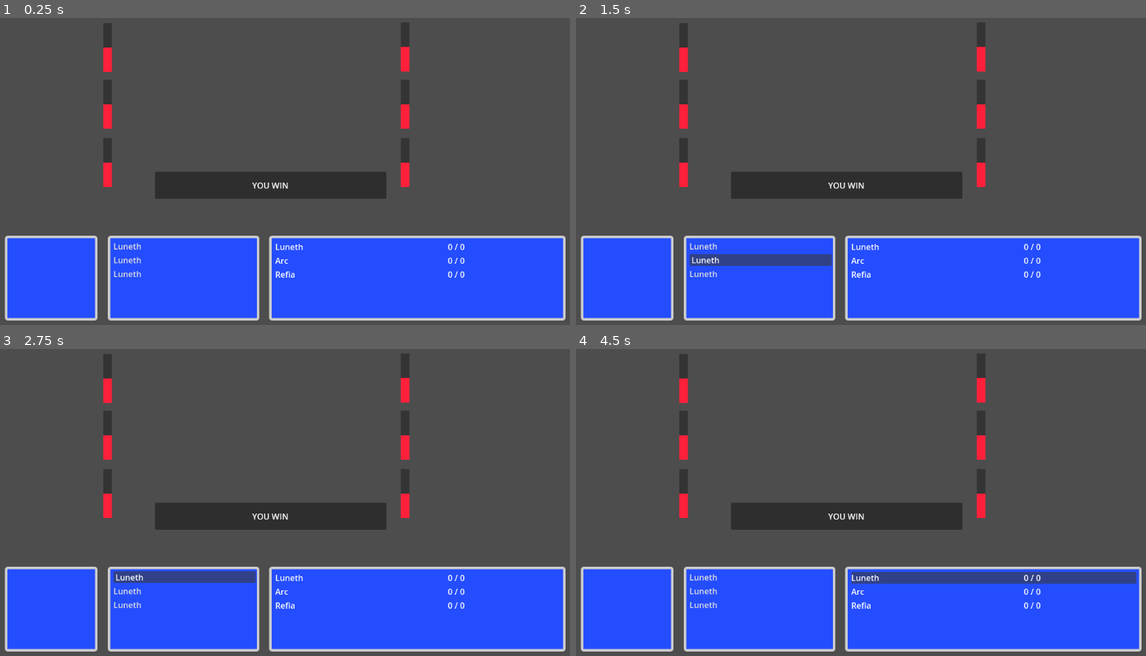
Above: before the commit, frames 1-4 (two rows, left to right).
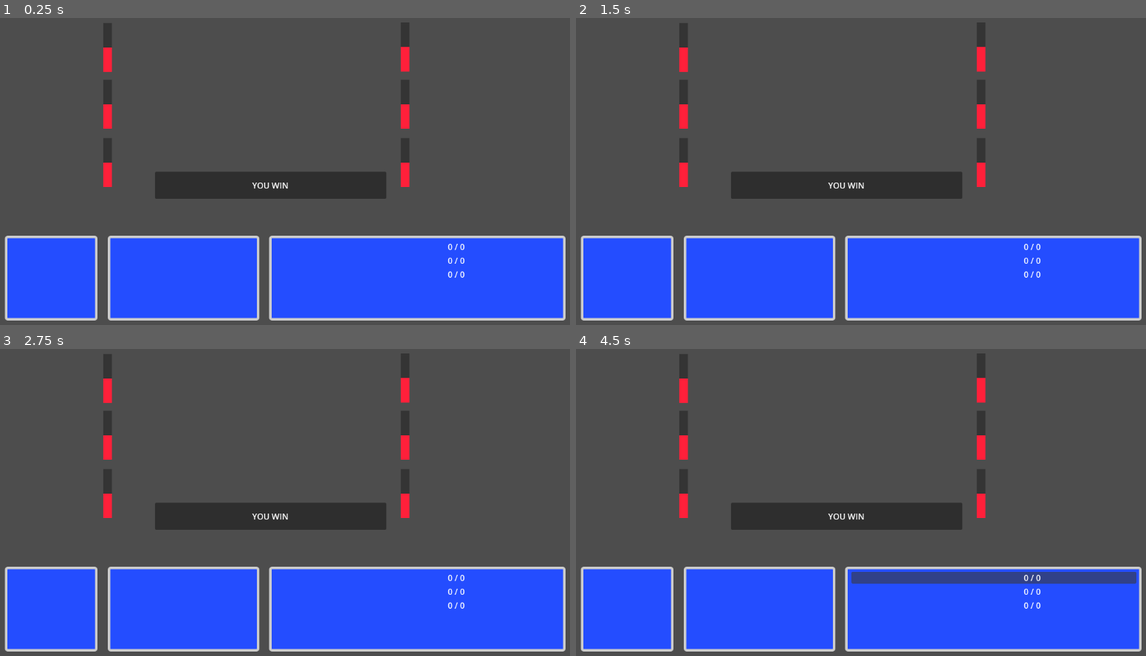
Above: after the commit, the same moments.

Repository: Archalos0/ff-fangame
Game: Godot game, scene res://scenes/battle_scene.tscn
Two runs of this game, one before a commit and one after it. Both use one fixed random seed, a clock stepped at 60 frames per second and the inputs below.
Inputs (mouse positions are in pixels of both pictures, inside the frame that each line leads up to; where the layout moved, square brackets give the same spot in the first picture):
- Up to frame 1 (0.25 s): no input
- Up to frame 2 (1.5 s): click (758, 239) [758, 245] at 0.5 s; click (758, 260) at 1.25 s, where only the run before the commit has a clickable "Luneth"
- Up to frame 3 (2.75 s): click (182, 573) at 2.02 s
- Up to frame 4 (4.5 s): click (758, 603) at 2.75 s, where only the run before the commit has a clickable "Luneth"; click (758, 576) at 3.52 s; click (992, 576) at 4.25 s

The runs differ from the first frame. In frame 1, 0.3% of the frame differs, in the area x 19-54%, y 73-85%; in frame 2, 1.2%; in frame 3, 1.2%; in frame 4, 0.3%.
Error before the commit: Invalid assignment of property or key 'stats_evolution' with value of type 'Dictionary' on a base object of type 'RefCounted (Job)'. (res://scripts/job/job.gd:…
Error after the commit: Invalid access to property or key 'animations' on a base object of type 'Nil'. (res://scripts/characters/player_character.gd:35)

Commit message:
retrieve all player character stats

Diff:
--- a/scripts/characters/character.gd
+++ b/scripts/characters/character.gd
@@ -20,3 +20,7 @@
 
 func get_animation():
 	push_error("The method get_animation() has not been implementing in the derived class")
+
+func get_stats() -> Dictionary:
+	push_error("The method get_stats() has not been implementing in the derived class")
+	return {}
--- a/scripts/characters/enemy.gd
+++ b/scripts/characters/enemy.gd
@@ -25,4 +25,5 @@
 		actions.append(Action.from_action_resource(action_resource))
 
 func load_stats(p_stats: Dictionary):
-	stats = Stats.from_dictionary(p_stats)
+	#stats = Stats.from_dictionary(p_stats)
+	pass
--- a/scripts/characters/player_character.gd
+++ b/scripts/characters/player_character.gd
@@ -12,41 +12,57 @@
 	job = Job.new()
 	job.load(character_data.job, character_data.jobs_level[character_data.job])
 
-	load_stats()
-
 	#Load equipments
 	equipments = Equipments.new()
 	equipments.load(character_data.equipments)
 
-
-func load_from_character_resource(p_resource: CharacterResource):
-	if p_resource is not PlayerCharacterResource:
-		push_error("The resource type is not valid")
-		pass
-
-	var resource: PlayerCharacterResource = p_resource
-
-	character_name	= resource.character_name
-	level			= resource.level
-	#texture			= resource.texture
-	job				= Job.from_resource(resource.job_resource, level)
-
 	load_stats()
-	stats.max_health_points = p_resource.max_health_points
-	stats.health_points = p_resource.current_health_points
-
-	load_actions()
-	_load_equipments(resource.equipments_resource)
 
 
 func load_actions():
 	actions = job.actions
 
 func load_stats():
-	stats = job.stats
+	var content = FileHandler.get_json_content("res://ressources/jobs/jobs_stats_evolution.json")
+
+	if content.has("error"):
+		return
+
+	stats = Stats.new()
+	stats.load_character_stats(content[job.job_name][str(level)])
 
 func get_animation() -> SpriteFrames:
 	return job.animations
 
 func _load_equipments(p_equipments: EquipmentsResource):
 	equipments.left_hand.load_from_resource(p_equipments.left_hand)
+
+func get_stats() -> Dictionary:
+	var full_stats: Dictionary = {
+		"max_health_points": 0,
+		"current_health_points": 0,
+		"strength": 0,
+		"agility": 0,
+		"vitality": 0,
+		"intellect": 0,
+		"mind": 0,
+		"attack": 0,
+		"defense": 0,
+		"magic_defense": 0,
+		"evade": 0,
+	}
+
+	var equipments_stats: Dictionary = equipments.get_stats()
+
+	full_stats["strength"] 	+= stats.strength 	+ equipments_stats["strength"]
+	full_stats["agility"] 	+= stats.agility 	+ equipments_stats["agility"]
+	full_stats["vitality"] 	+= stats.vitality 	+ equipments_stats["vitality"]
+	full_stats["intellect"] += stats.intellect 	+ equipments_stats["intellect"]
+	full_stats["mind"] 		+= stats.mind 		+ equipments_stats["mind"]
+
+	full_stats["attack"] 		+= equipments_stats["attack"]
+	full_stats["defense"] 		+= equipments_stats["defense"]
+	full_stats["magic_defense"] += equipments_stats["magic_defense"]
+	full_stats["evade"] 		+= equipments_stats["evade"]
+
+	return full_stats
--- a/scripts/characters/stats.gd
+++ b/scripts/characters/stats.gd
@@ -1,35 +1,35 @@
 class_name Stats
 
-var health_points: int = 0
+var current_health_points: int = 0
 var max_health_points: int = 0
 
-# Equipment stats
-var magic_points: int = 0
-var max_magic_points: int = 0
-var defense: int = 0
-var magic_defense: int = 0
-
-# Job stats
 var strength: int = 0
 var agility: int = 0
 var vitality: int = 0
 var intellect: int = 0
 var mind: int = 0
 
-static func from_dictionary(data: Dictionary) -> Stats:
-	var new_stats = Stats.new()
+func load_character_stats(data: Dictionary):
+	if data.has("all_stats"):
+		strength 	= data["all_stats"]
+		agility 	= data["all_stats"]
+		vitality	= data["all_stats"]
+		intellect	= data["all_stats"]
+		mind		= data["all_stats"]
+	else:
+		strength 	= data.get("strength", 0)
+		agility 	= data.get("agility", 0)
+		vitality	= data.get("vitality", 0)
+		intellect	= data.get("intellect", 0)
+		mind		= data.get("mind", 0)
 
-	if data.has("all_stats"):
-		new_stats.strength 	= data["all_stats"]
-		new_stats.agility 	= data["all_stats"]
-		new_stats.vitality	= data["all_stats"]
-		new_stats.intellect	= data["all_stats"]
-		new_stats.mind		= data["all_stats"]
-	else:
-		new_stats.strength 	= data.get("strength", 0)
-		new_stats.agility 	= data.get("agility", 0)
-		new_stats.vitality	= data.get("vitality", 0)
-		new_stats.intellect	= data.get("intellect", 0)
-		new_stats.mind		= data.get("mind", 0)
-
-	return new_stats
+func get_properties_dict():
+	return {
+		"max_health_points": max_health_points,
+		"current_health_points": current_health_points,
+		"strength": strength,
+		"agility": agility,
+		"vitality": vitality,
+		"intellect": intellect,
+		"mind": mind
+	}
--- a/scripts/equipment/equipment.gd
+++ b/scripts/equipment/equipment.gd
@@ -53,7 +53,8 @@
 
 	equipment_name = content[equipment_id]["name"]
 
-	stats_upgraded = Stats.from_dictionary(content[equipment_id]["stats_upgraded"])
+	stats_upgraded = Stats.new()
+	stats_upgraded.load_character_stats(content[equipment_id]["stats_upgraded"])
 
 	attack_modifier = content[equipment_id].get("attack", 0)
 	defense_modifier = content[equipment_id].get("defense", 0)
--- a/scripts/equipment/equipments.gd
+++ b/scripts/equipment/equipments.gd
@@ -12,3 +12,29 @@
 	head_armor.load(equipments_data.head_armor)
 	body_armor.load(equipments_data.body_armor)
 	arm_armor.load(equipments_data.arm_armor)
+
+func get_stats() -> Dictionary:
+	var stats: Dictionary = {
+		"strength": 0,
+		"agility": 0,
+		"vitality": 0,
+		"intellect": 0,
+		"mind": 0,
+		"attack": 0,
+		"defense": 0,
+		"magic_defense": 0,
+		"evade": 0,
+	}
+
+	stats["strength"] += left_hand.stats_upgraded.strength + right_hand.stats_upgraded.strength + head_armor.stats_upgraded.strength + body_armor.stats_upgraded.strength + arm_armor.stats_upgraded.strength
+	stats["agility"] += left_hand.stats_upgraded.agility + right_hand.stats_upgraded.agility + head_armor.stats_upgraded.agility + body_armor.stats_upgraded.agility + arm_armor.stats_upgraded.agility
+	stats["vitality"] += left_hand.stats_upgraded.vitality + right_hand.stats_upgraded.vitality + head_armor.stats_upgraded.vitality + body_armor.stats_upgraded.vitality + arm_armor.stats_upgraded.vitality
+	stats["intellect"] += left_hand.stats_upgraded.intellect + right_hand.stats_upgraded.intellect + head_armor.stats_upgraded.intellect + body_armor.stats_upgraded.intellect + arm_armor.stats_upgraded.intellect
+	stats["mind"] += left_hand.stats_upgraded.mind + right_hand.stats_upgraded.mind + head_armor.stats_upgraded.mind + body_armor.stats_upgraded.mind + arm_armor.stats_upgraded.mind
+
+	stats["attack"] += left_hand.attack_modifier + right_hand.attack_modifier + head_armor.attack_modifier + body_armor.attack_modifier + arm_armor.attack_modifier
+	stats["defense"] += left_hand.defense_modifier + right_hand.defense_modifier + head_armor.defense_modifier + body_armor.defense_modifier + arm_armor.defense_modifier
+	stats["magic_defense"] += left_hand.magic_defense_modifier + right_hand.magic_defense_modifier + head_armor.magic_defense_modifier + body_armor.magic_defense_modifier + arm_armor.magic_defense_modifier
+	stats["evade"] += left_hand.evade_modifier + right_hand.evade_modifier + head_armor.evade_modifier + body_armor.evade_modifier + arm_armor.evade_modifier
+
+	return stats
--- a/scripts/job/job.gd
+++ b/scripts/job/job.gd
@@ -1,16 +1,9 @@
 class_name Job
-
-class JobStat:
-	var level: int
-	var stats: Stats
 
 const JOBS_STATS_EVOLUTION_FILE: String = "res://ressources/jobs/jobs_stats_evolution.json"
 
 var job_name: String = ""
 var level: int = 1
-
-var stats: Stats
-# Stats evolution when level up
 
 var actions: Array[Action] = []
 
@@ -22,22 +15,3 @@
 func load(job_id: String, job_level: int):
 	job_name = job_id
 	level = job_level
-
-	var content: Dictionary = FileHandler.get_json_content(JOBS_STATS_EVOLUTION_FILE)
-
-	if content.has("error"):
-		return
-
-	stats = Stats.from_dictionary(content[job_id][str(job_level)])
-
-static func from_resource(job_resource: JobResource, character_level: int) -> Job:
-	var new_job = Job.new()
-	new_job.job_name = job_resource.job_name
-
-	for action_resource: ActionResource in job_resource.actions_resources:
-		new_job.actions.append(Action.from_action_resource(action_resource))
-
-	new_job.stats_evolution = job_resource.stats_evolution.data
-	new_job.stats = Stats.from_dictionary(new_job.stats_evolution[str(character_level)])
-	new_job.animations = job_resource.job_animation
-	return new_job
--- a/scripts/save/save.json
+++ b/scripts/save/save.json
@@ -4,7 +4,7 @@
 			{
 				"name": "Luneth",
 				"job": "warrior",
-				"level": 3,
+				"level": 10,
 				"max_health_points": 150,
 				"current_health_points": 134,
 				"equipments": {
@@ -42,7 +42,7 @@
 			{
 				"name": "Arc",
 				"job": "black_mage",
-				"level": 5,
+				"level": 2,
 				"max_health_points": 123,
 				"current_health_points": 123,
 				"equipments": {
--- a/scripts/save/test.gd
+++ b/scripts/save/test.gd
@@ -5,4 +5,5 @@
 	Game.load_save("res://scripts/save/save.json")
 	var character_1: PlayerCharacter = PlayerCharacter.new()
 	character_1.load(Game._player.characters.character_1)
+	print(character_1.get_stats())
 	print("coucou")
Not shown, added: scripts/save/tes3E2B.tmp
Not shown, added: scripts/save/tesA2CB.tmp
Not shown, added: scripts/save/tesB38F.tmp
Not shown, added: scripts/save/tesF5AB.tmp
